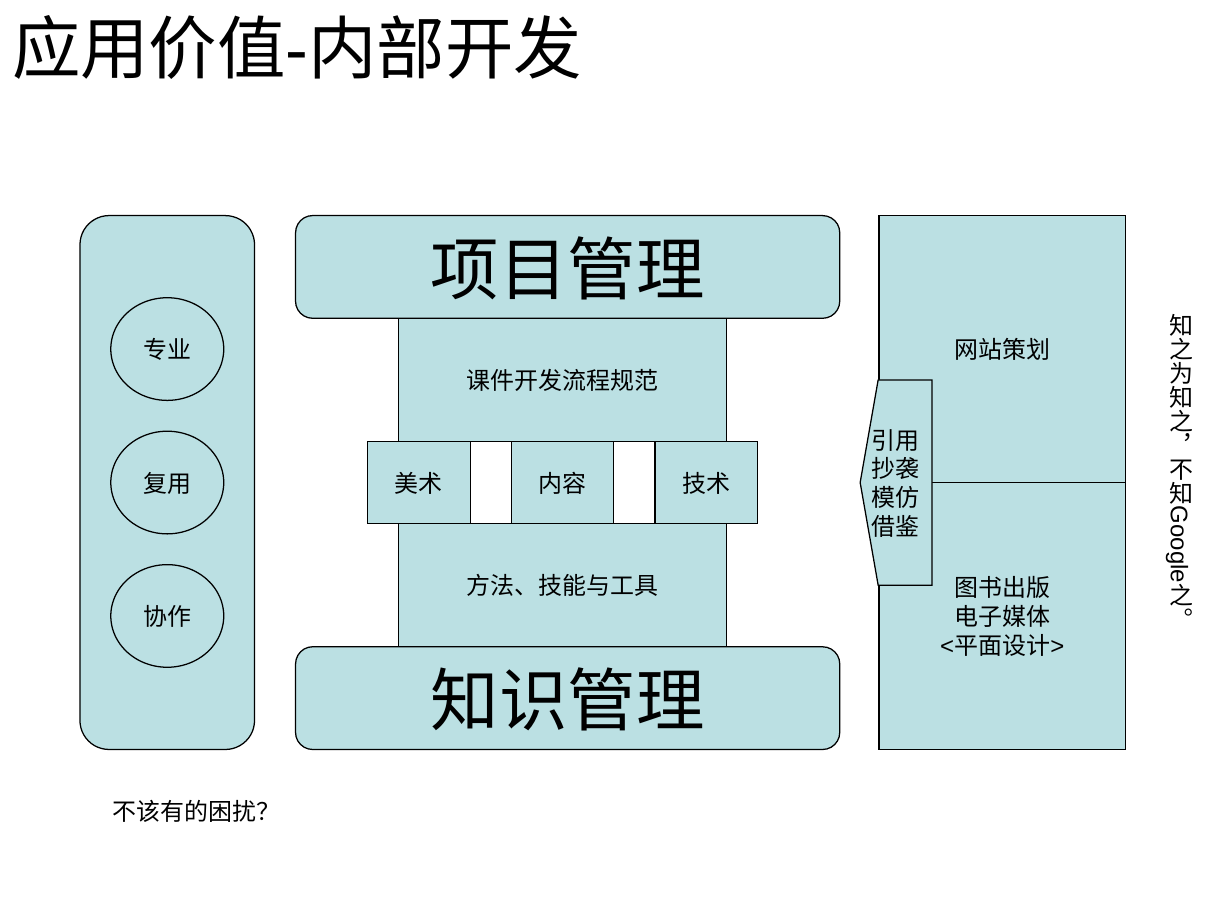
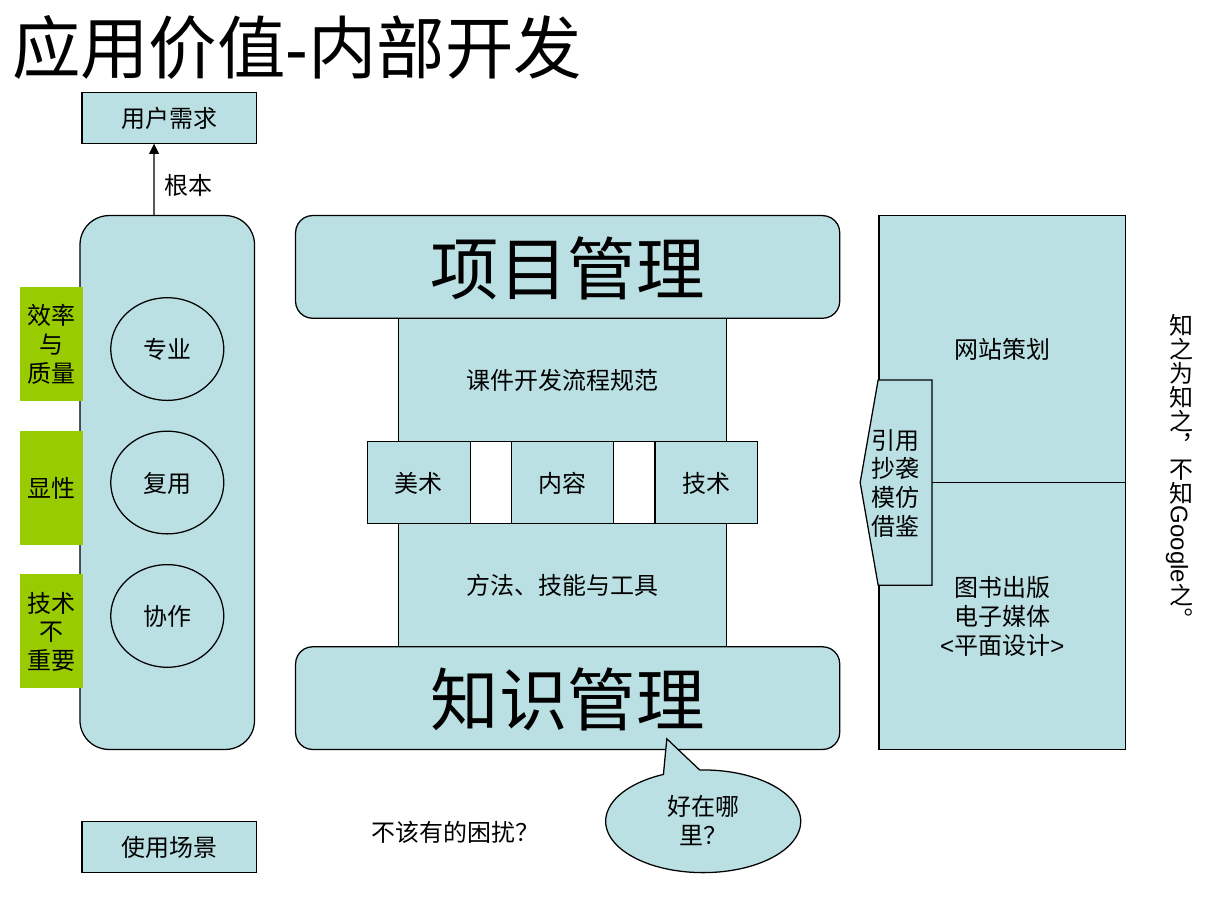
Before and after one commit to myedlt/myflash, a slide deck: slide 16 of docu/CWArch/课件模型.ppt. Drawn at 1232x924 pixels with LibreOffice and Linux fonts; fonts in the diff are those of the drawing. Boxes give left, top, right and bottom in pixels: in the first picture for what was removed or moved away, otherwise in the second. Text is boxed around its words. In the diff, an @@ line names an element or a change of style, - is before the commit and + after.

```diff
--- a/docu/CWArch/课件模型.ppt
+++ b/docu/CWArch/课件模型.ppt
@@ rectangle added at bbox=[83, 92, 257, 144], fill #BBE0E3, outline #000000 0.74 pt, 14 pt, text #000000 @@
+用户需求
@@ arrow added from (154, 216) to (154, 144), #000000 0.74 pt @@
@@ text added at bbox=[164, 174, 212, 196], 14 pt, text #000000 @@
+根本
@@ rectangle added at bbox=[21, 287, 83, 400], fill #99CC00, outline #99CC00 0.74 pt, 14 pt, text #000000 @@
+效率
+与
+质量
@@ rectangle added at bbox=[21, 431, 83, 545], fill #99CC00, outline #99CC00 0.74 pt, 14 pt, text #000000 @@
+显性
@@ rectangle added at bbox=[21, 575, 83, 689], fill #99CC00, outline #99CC00 0.74 pt, 14 pt, text #000000 @@
+技术
+不
+重要
@@ speech bubble added at bbox=[606, 770, 801, 872], fill #BBE0E3, outline #000000 0.74 pt, 14 pt, text #000000 @@
+好在哪里？
@@ rectangle added at bbox=[83, 822, 257, 873], fill #BBE0E3, outline #000000 0.74 pt, 14 pt, text #000000 @@
+使用场景
@@ text "不该有的困扰？": place and size @@
-text "不该有的困扰？" at bbox=[113, 800, 281, 822]
+text "不该有的困扰？" at bbox=[371, 821, 539, 843]
```
Also in this commit, not shown: 1 other slide changed, 21 other files.
